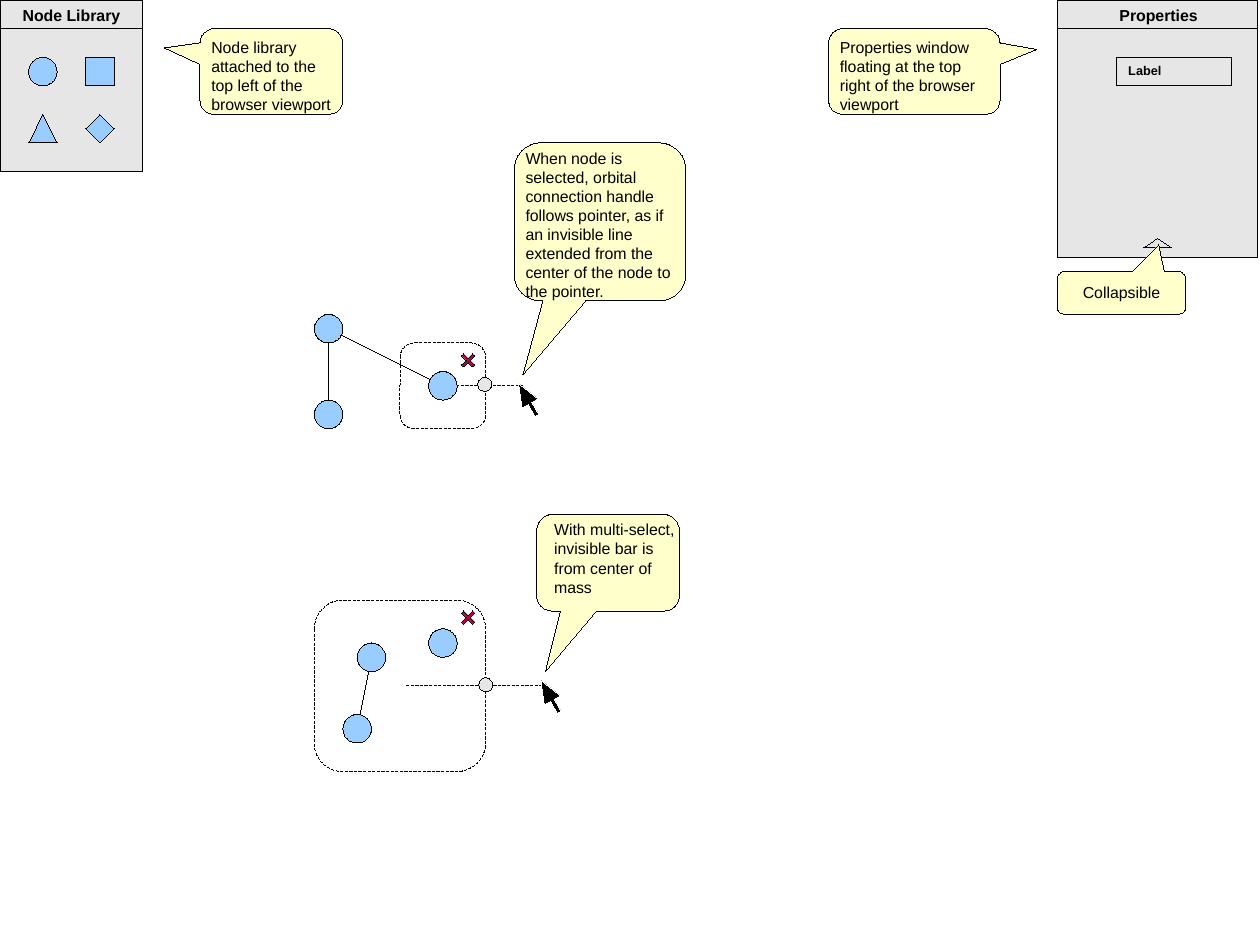
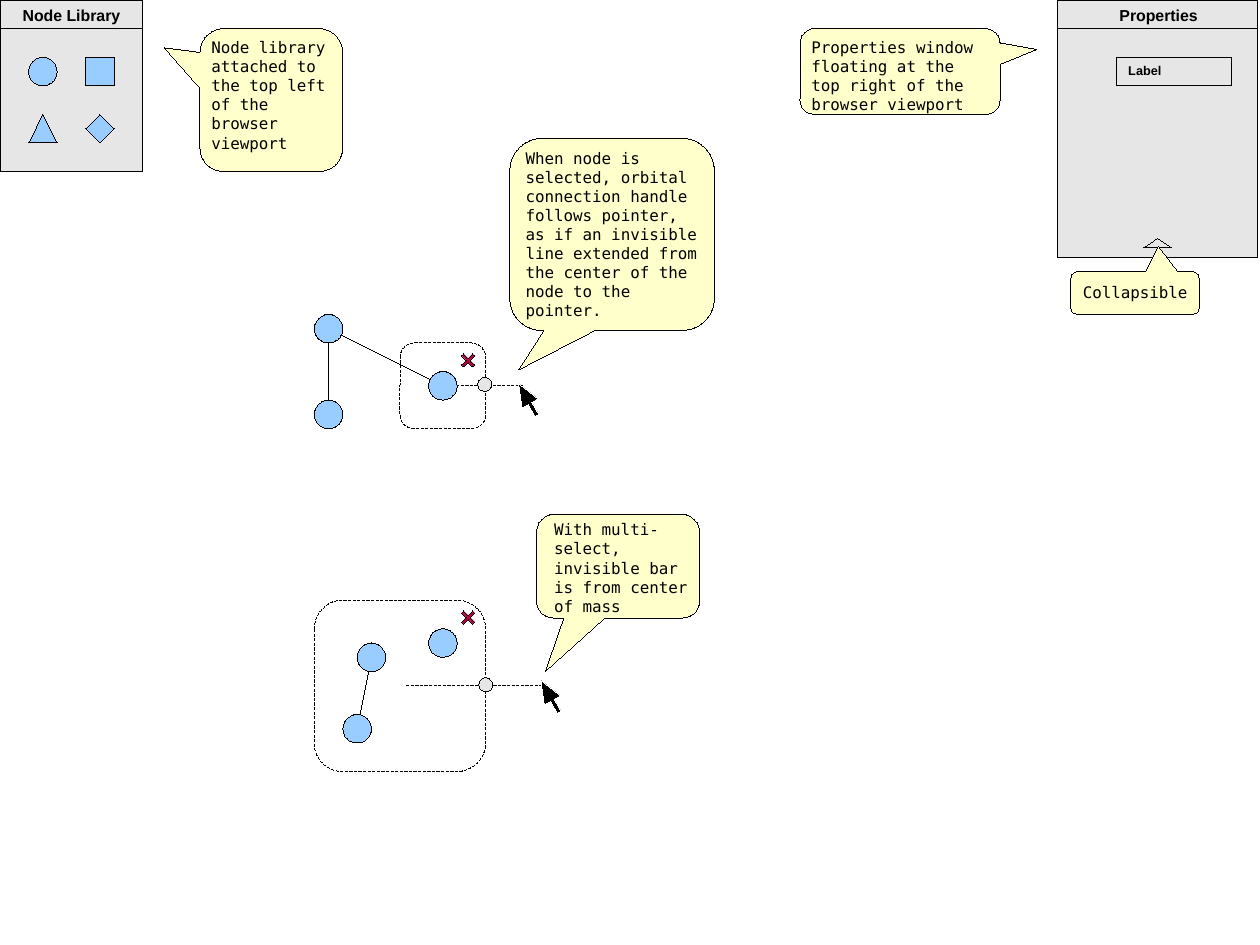
Before and after one commit to robatron/RapidGraph, a slide deck: slide 1 of docs/layout/layout.odp. Drawn at 1260x945 pixels with LibreOffice and Linux fonts; fonts in the diff are those of the drawing. Boxes give left, top, right and bottom in pixels: in the first picture for what was removed or moved away, otherwise in the second. Text is boxed around its words. In the diff, an @@ line names an element or a change of style, - is before the commit and + after.

```diff
--- a/docs/layout/layout.odp
+++ b/docs/layout/layout.odp
@@ proportions changed in 5 elements at (x1=1071, y1=271, x2=1201, y2=314), (x1=800, y1=29, x2=1000, y2=114), (x1=537, y1=515, x2=701, y2=619), (x1=510, y1=138, x2=715, y2=330), (x1=200, y1=29, x2=343, y2=172) @@
@@ rounded speech box resized from (x1=200, y1=29, x2=343, y2=114) to (x1=200, y1=29, x2=343, y2=172) @@
@@ rounded speech box resized from (x1=829, y1=29, x2=1000, y2=114) to (x1=800, y1=29, x2=1000, y2=114) @@
@@ text "Properties window floating at the ..." moved from (x1=840, y1=41, x2=975, y2=114) to (x1=811, y1=41, x2=973, y2=114) @@
@@ rounded speech box resized from (x1=515, y1=143, x2=686, y2=301) to (x1=510, y1=138, x2=715, y2=330) @@
@@ rounded speech box moved from (x1=1058, y1=271, x2=1187, y2=314) to (x1=1071, y1=271, x2=1201, y2=314) @@
@@ font Arial to DejaVu Sans Mono in 5 elements at (x1=526, y1=152, x2=697, y2=320), (x1=811, y1=41, x2=973, y2=114), (x1=211, y1=41, x2=326, y2=152), (x1=554, y1=523, x2=687, y2=613), (x1=1083, y1=286, x2=1188, y2=302) @@
@@ rounded speech box resized from (x1=537, y1=515, x2=680, y2=612) to (x1=537, y1=515, x2=701, y2=619) @@
```
Also in this commit, not shown: 6 other files.
